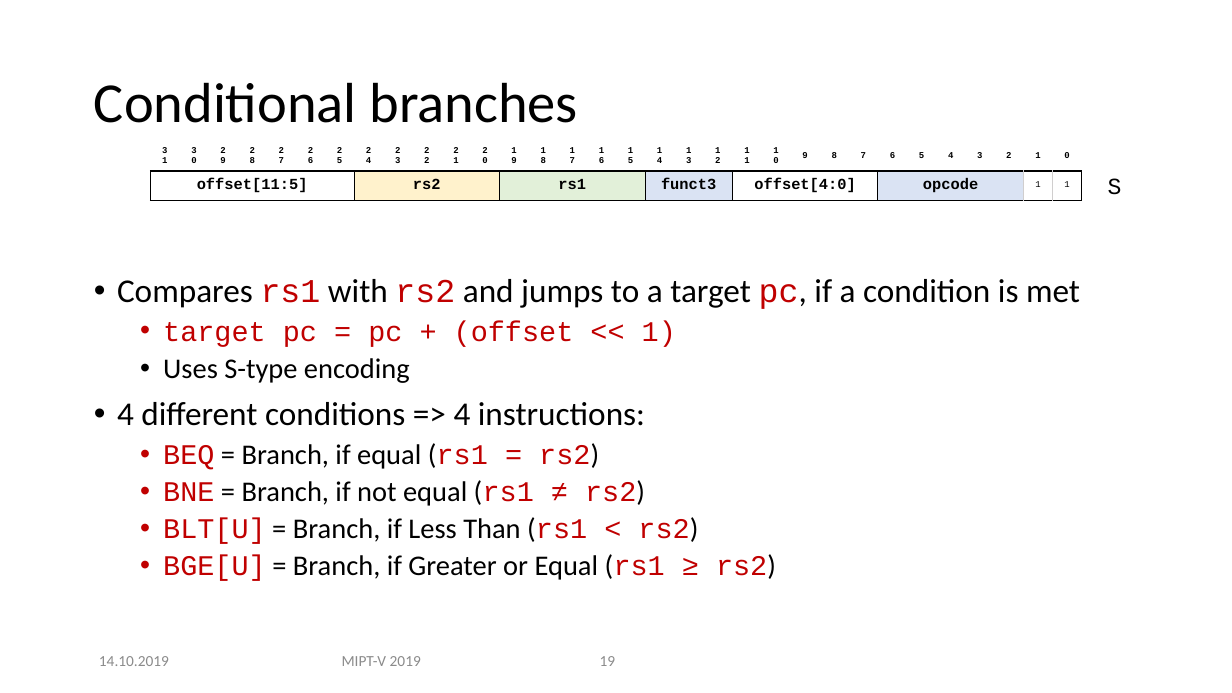
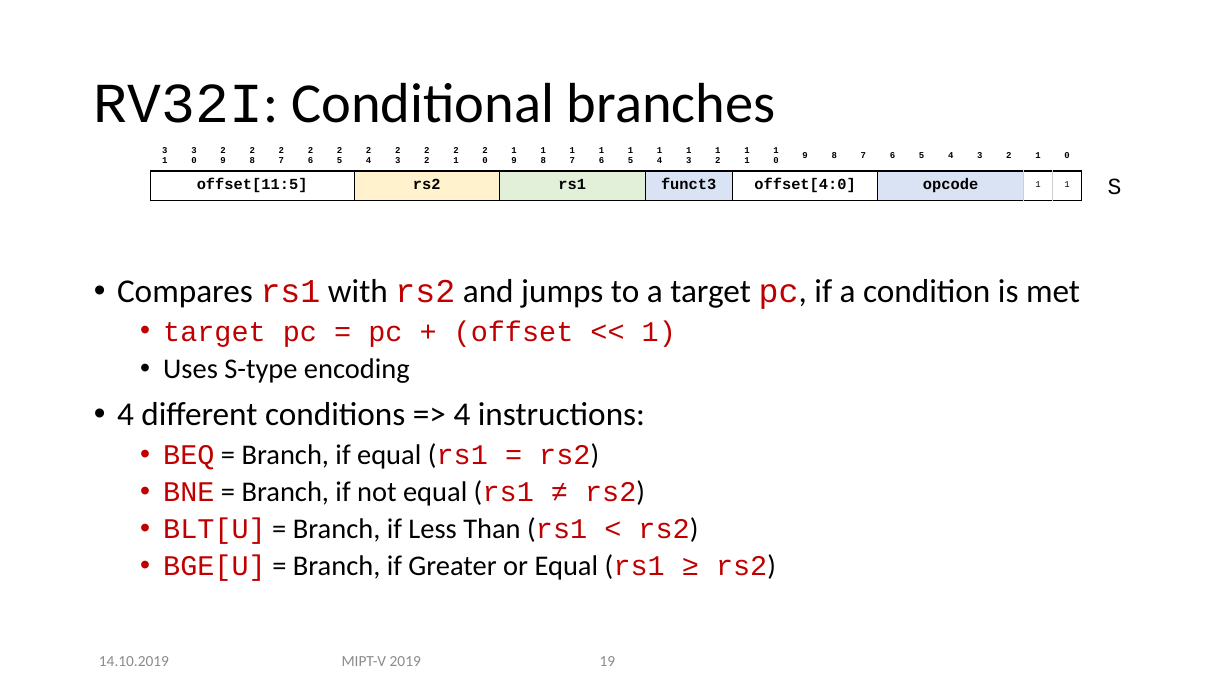
Before and after one commit to MIPT-ILab/ca-lectures, a slide deck: slide 19 of mipt-mips/2019/L4/Lecture 4 - RISC-V ISA NO AUDIO.pptx. Drawn at 1232x693 pixels with LibreOffice and Linux fonts; fonts in the diff are those of the drawing; background and template pictures are left out. Boxes give left, top, right and bottom in pixels: in the first picture for what was removed or moved away, otherwise in the second. Text is boxed around its words. In the diff, an @@ line names an element or a change of style, - is before the commit and + after.

```diff
--- a/mipt-mips/2019/L4/Lecture 4 - RISC-V ISA NO AUDIO.pptx
+++ b/mipt-mips/2019/L4/Lecture 4 - RISC-V ISA NO AUDIO.pptx
@@ title at bbox=[94, 82, 775, 123]: text changed @@
-Conditional branches
+RV32I: Conditional branches
```
Also in this commit, not shown: 7 other slides changed.
